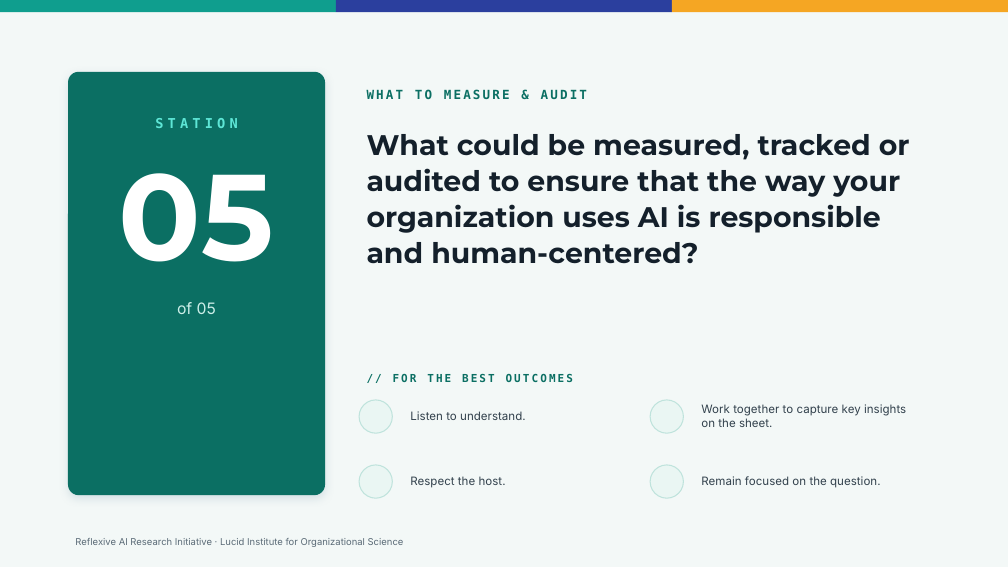
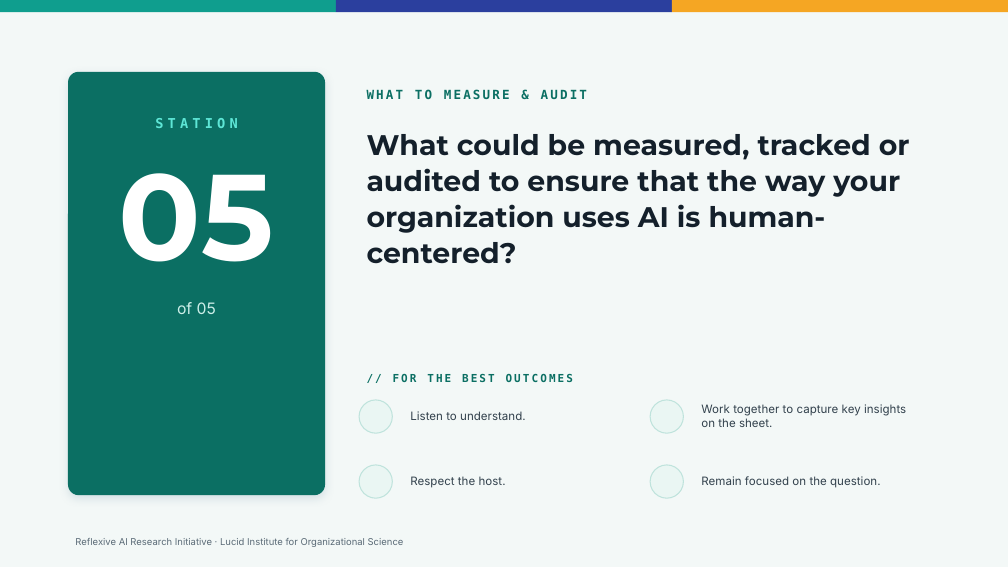
Before and after one commit to LucidInstitute/Reflexive-AI-Initiative, a slide deck: slide 6 of World Cafe Facilitation Guide/Station Topics.pptx. Drawn at 1008x567 pixels with LibreOffice and Linux fonts; fonts in the diff are those of the drawing; background and template pictures are left out. Boxes give left, top, right and bottom in pixels: in the first picture for what was removed or moved away, otherwise in the second. Text is boxed around its words. In the diff, an @@ line names an element or a change of style, - is before the commit and + after.

Commit message:
Removed "responsibly", focused on "human-centered". Improved prompt 2 (was a bit hard to understand)

```diff
--- a/World Cafe Facilitation Guide/Station Topics.pptx
+++ b/World Cafe Facilitation Guide/Station Topics.pptx
@@ text at (x1=367, y1=134, x2=910, y2=264): text changed @@
-What could be measured, tracked or
-audited to ensure that the way your organization uses AI is responsible and human-centered?
+What could be measured, tracked or
+audited to ensure that the way your organization uses AI is human-centered?
```
Also in this commit, not shown: 4 other slides changed, 1 other file.
